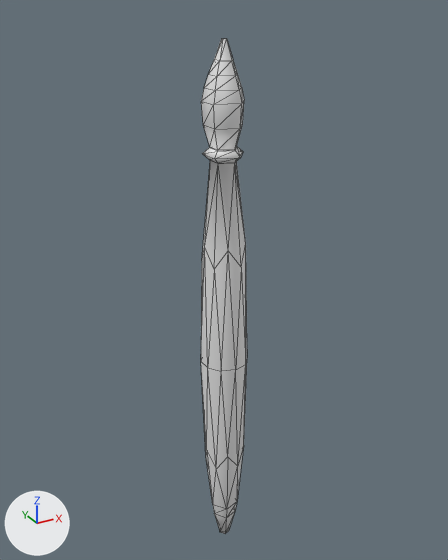
Two versions of the glTF model public/models/paintbrush.glb, one commit apart.
The view is the same before and after, from a camera (50 mm lens) standing at (-4.6, -8.35, 5.7) and looking at (0.14, 0.26, 1.4). The axes (+X, +Y, +Z) are drawn at lower left. The lights are the same throughout. Mesh edges are drawn as thin lines. Vertices at the same position are counted once.

Before the edit, the objects in view are built like this:
```python
me_icosphere = bpy.data.meshes.new('Icosphere')
me_icosphere.from_pydata(...)  # 100 vertices, 193 faces; spans x -0.4..0.4, y -0.42..0.42, z -4.03..5.29
me_icosphere.materials.append(mat_material_001)  # white #e7e7e7
ob_icosphere = bpy.data.objects.new('Icosphere', me_icosphere)
ob_icosphere.location = (0.0, 0.0, 0.0)
```
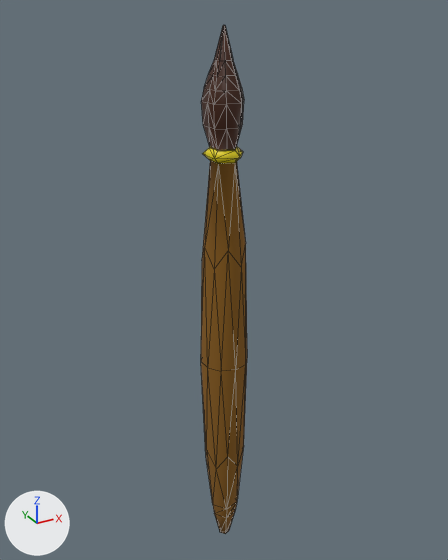
The edits, one by one:
Material 'Material' (mat_material) is new.
Its base color is (0.0532, 0.0107, 0.0) (brown #411b00).
Its roughness is 0.4.
Material 'Material.002' (mat_material_002) is new.
Its base color is (0.8, 0.66, 0.0) (yellow #e7d400).
Material 'Material.003' (mat_material_003) is new.
Its base color is (0.247, 0.107, 0.00818) (brown #885c16).
Its roughness is 1.0.
me_icosphere is used by ob_icosphere; location (0.0, 0.0, 0.0).
me_icosphere had 100 vertices, 193 faces and spanned x -0.4..0.4, y -0.42..0.42, z -4.03..5.29.
me_icosphere now has 136 vertices, 268 faces and spans x -0.4..0.4, y -0.42..0.42, z -4.03..5.47.
Part 1, on me_icosphere:
5 vertices are removed from x -0.04..0.04, y -0.04..0.04, z 5.29.
72 faces are deleted.
41 vertices are added at x -0.28..0.23, y -0.26..0.26, z 3.73..5.47.
128 new faces join them, mat_material (brown #411b00).
19 new faces join them, mat_material_002 (yellow #e7d400).
me_icosphere part 2: 28 faces spanning x -0.27..0.34, y -0.32..0.32, z 3.53..3.73 switch from mat_material_001 (white #e7e7e7) to mat_material_002 (yellow #e7d400).
me_icosphere part 3: 93 faces spanning x -0.4..0.4, y -0.42..0.42, z -4.03..3.53 switch from mat_material_001 (white #e7e7e7) to mat_material_003 (brown #885c16).
me_icosphere now uses material mat_material (brown #411b00).

Location of each change, (x1, y1, x2, y2) in pixels of the pictures (448 x 560 px):
'Icosphere', reshaped: before (201, 39, 247, 534); after (201, 25, 247, 534)
part 1 of me_icosphere, built on: before (201, 39, 244, 159); after (201, 25, 244, 159)
part 2 of me_icosphere, recoloured (white to yellow): (203, 147, 243, 164) in both
part 3 of me_icosphere, recoloured (white to brown): (201, 161, 247, 534) in both
